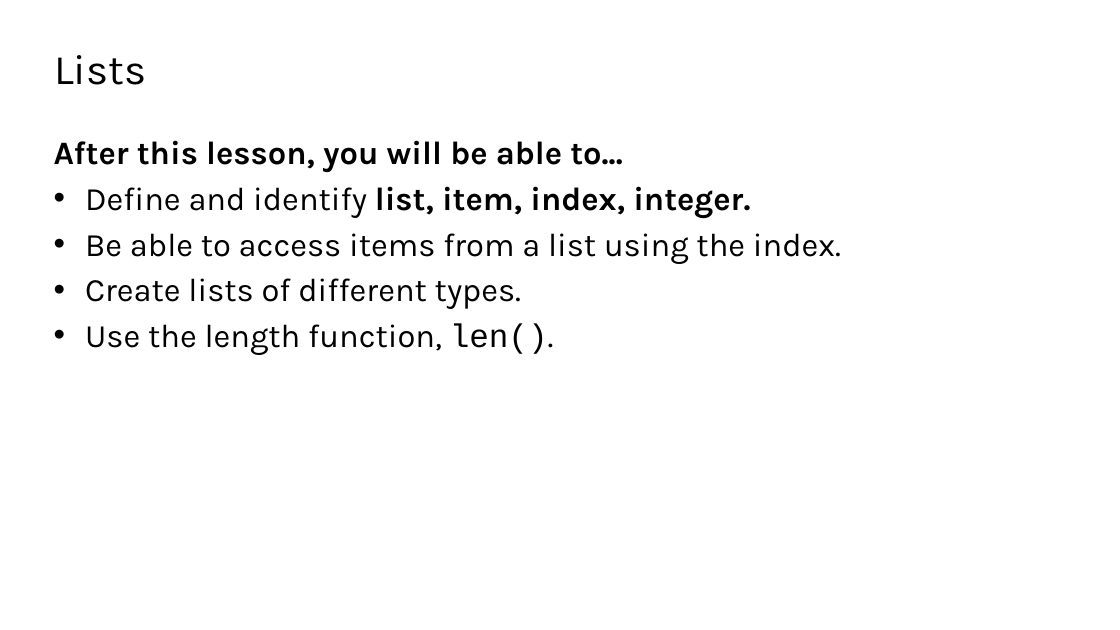
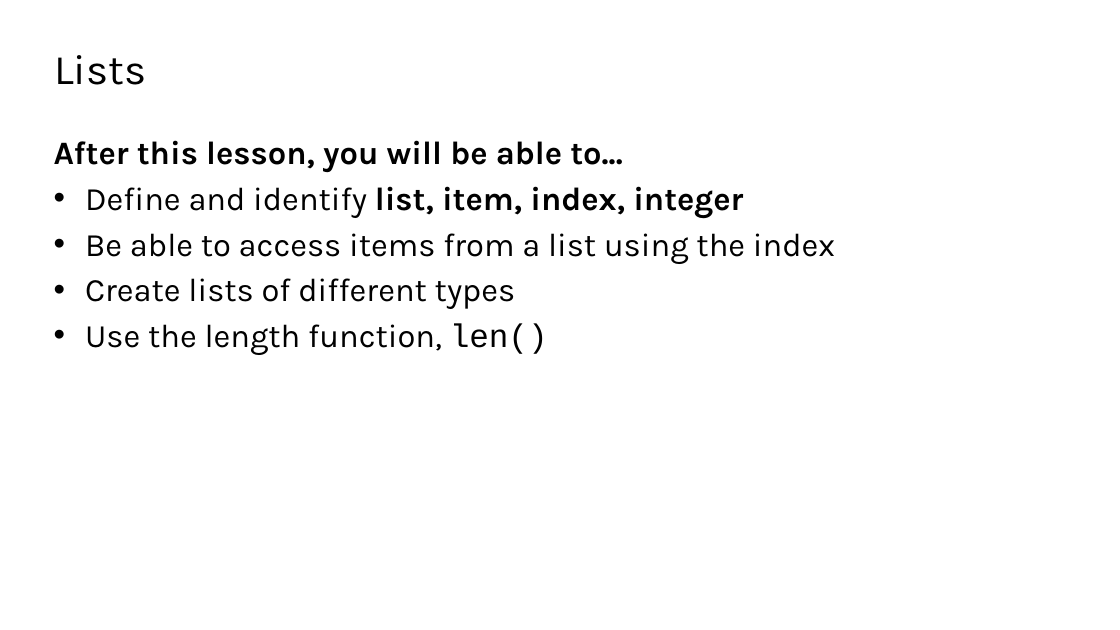
Before and after one commit to TEALSK12/2nd-semester-introduction-to-computer-science, a slide deck: slide 2 of units/2_unit/slidedecks/Intro Python 2.04 TEALS.pptx. Drawn at 1120x630 pixels with LibreOffice and Linux fonts; fonts in the diff are those of the drawing; background and template pictures are left out. Boxes give left, top, right and bottom in pixels: in the first picture for what was removed or moved away, otherwise in the second. Text is boxed around its words. In the diff, an @@ line names an element or a change of style, - is before the commit and + after.

```diff
--- a/units/2_unit/slidedecks/Intro Python 2.04 TEALS.pptx
+++ b/units/2_unit/slidedecks/Intro Python 2.04 TEALS.pptx
@@ text at (85, 186, 835, 355): text changed @@
-• Define and identify list, item, index, integer.
-• Be able to access items from a list using the index.
-• Create lists of different types.
-• Use the length function, len().
+• Define and identify list, item, index, integer
+• Be able to access items from a list using the index
+• Create lists of different types
+• Use the length function, len()
```
Also in this commit, not shown: 10 other slides changed.
